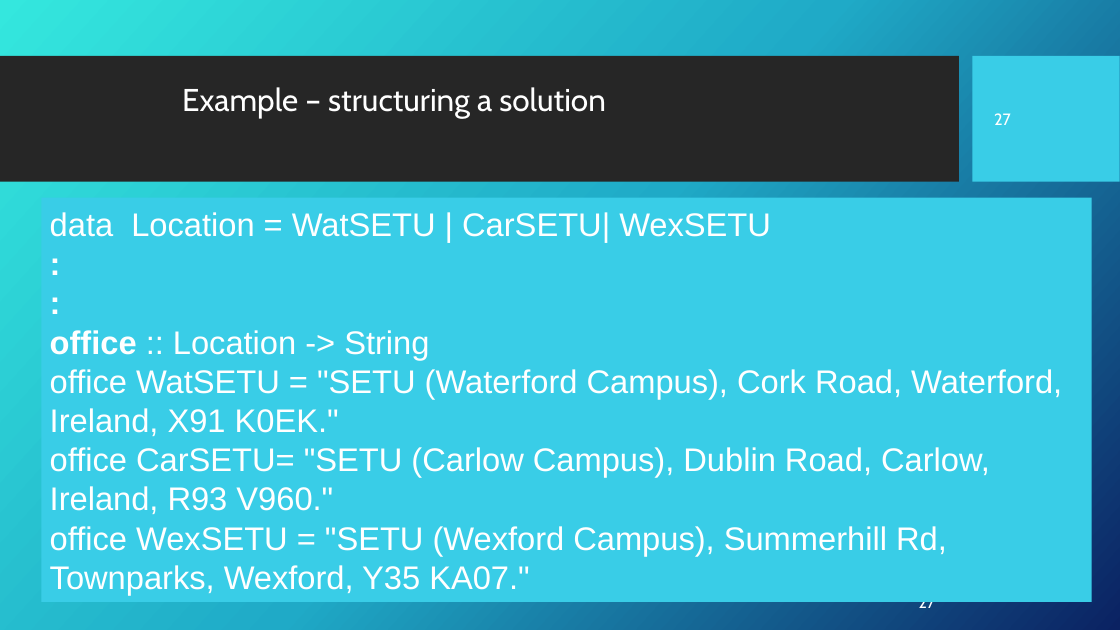
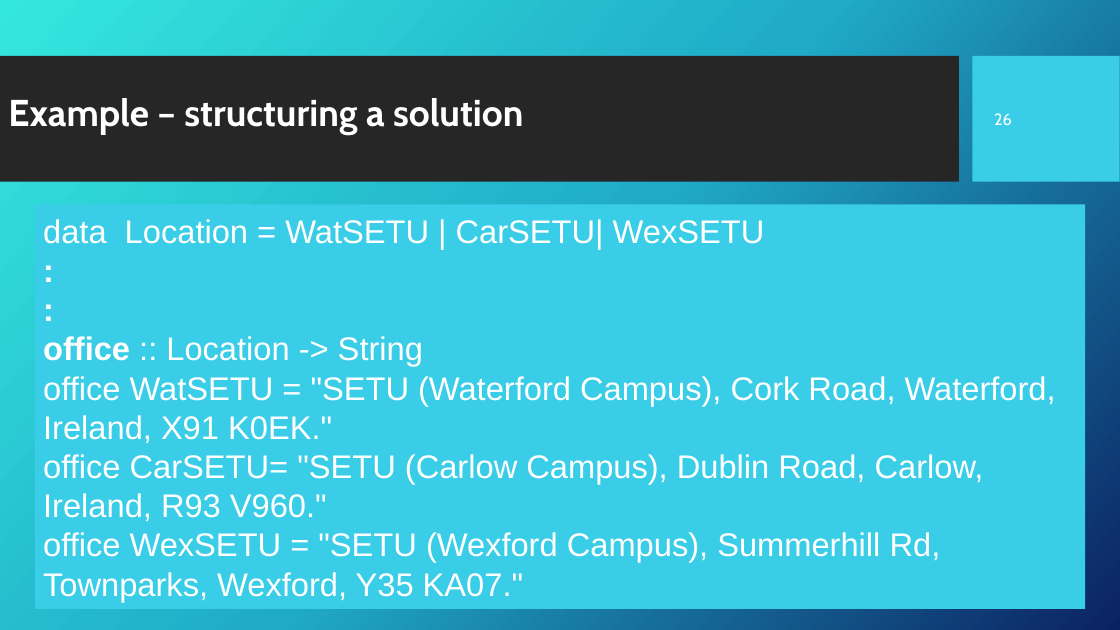
Before and after one commit to Fun-Prog-26/fun-prog-26, a slide deck: slide 27 of topic04-functions-and-lambda-calculus/unit-04a-lectures/wip/talk-3/c-first-class.pptx (slide 28 before the commit). Drawn at 1120x630 pixels with LibreOffice and Linux fonts; fonts in the diff are those of the drawing; background and template pictures are left out. Boxes give left, top, right and bottom in pixels: in the first picture for what was removed or moved away, otherwise in the second. Text is boxed around its words. In the diff, an @@ line names an element or a change of style, - is before the commit and + after.

```diff
--- a/topic04-functions-and-lambda-calculus/unit-04a-lectures/wip/talk-3/c-first-class.pptx
+++ b/topic04-functions-and-lambda-calculus/unit-04a-lectures/wip/talk-3/c-first-class.pptx
@@ text "Example – structuring a solution": place and size @@
-text "Example – structuring a solution" at <box>182,87,606,118</box>
+text "Example – structuring a solution" at <box>8,98,523,135</box>
@@ text "Example – structuring a solution" at <box>8,98,523,135</box>: size 27 to 32 pt, bold on @@
@@ page number at <box>994,113,1012,125</box>: text changed @@
-27
+26
@@ rectangle "data Location = WatSETU | ...": place and size @@
-rectangle "data Location = WatSETU | ..." at <box>41,197,1091,602</box>
+rectangle "data Location = WatSETU | ..." at <box>35,204,1086,608</box>
@@ page number removed at <box>918,595,935,613</box> @@
-27
```
Also in this commit, not shown: 26 other slides changed, 1 slide removed, 11 other files.
